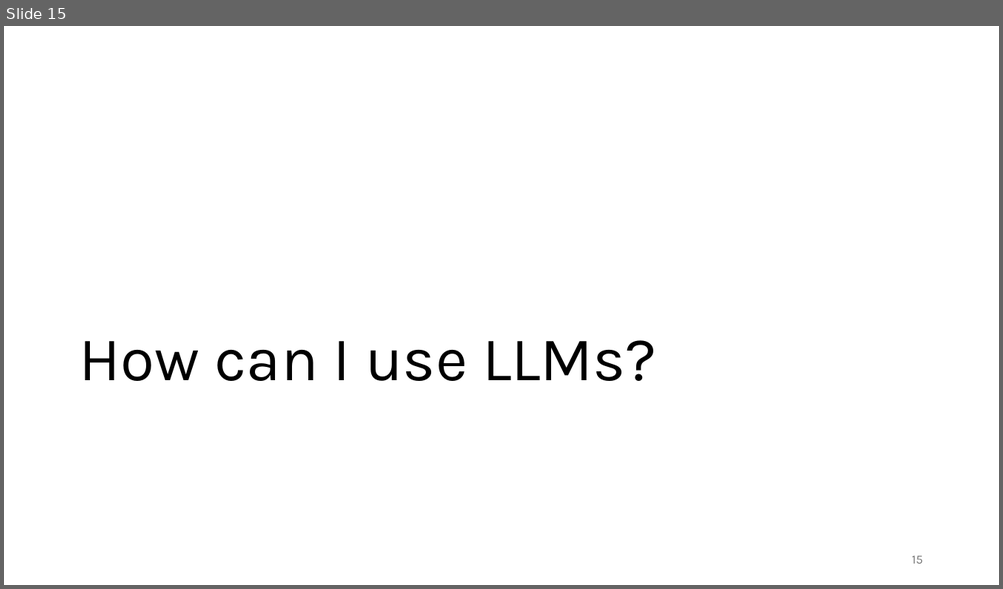
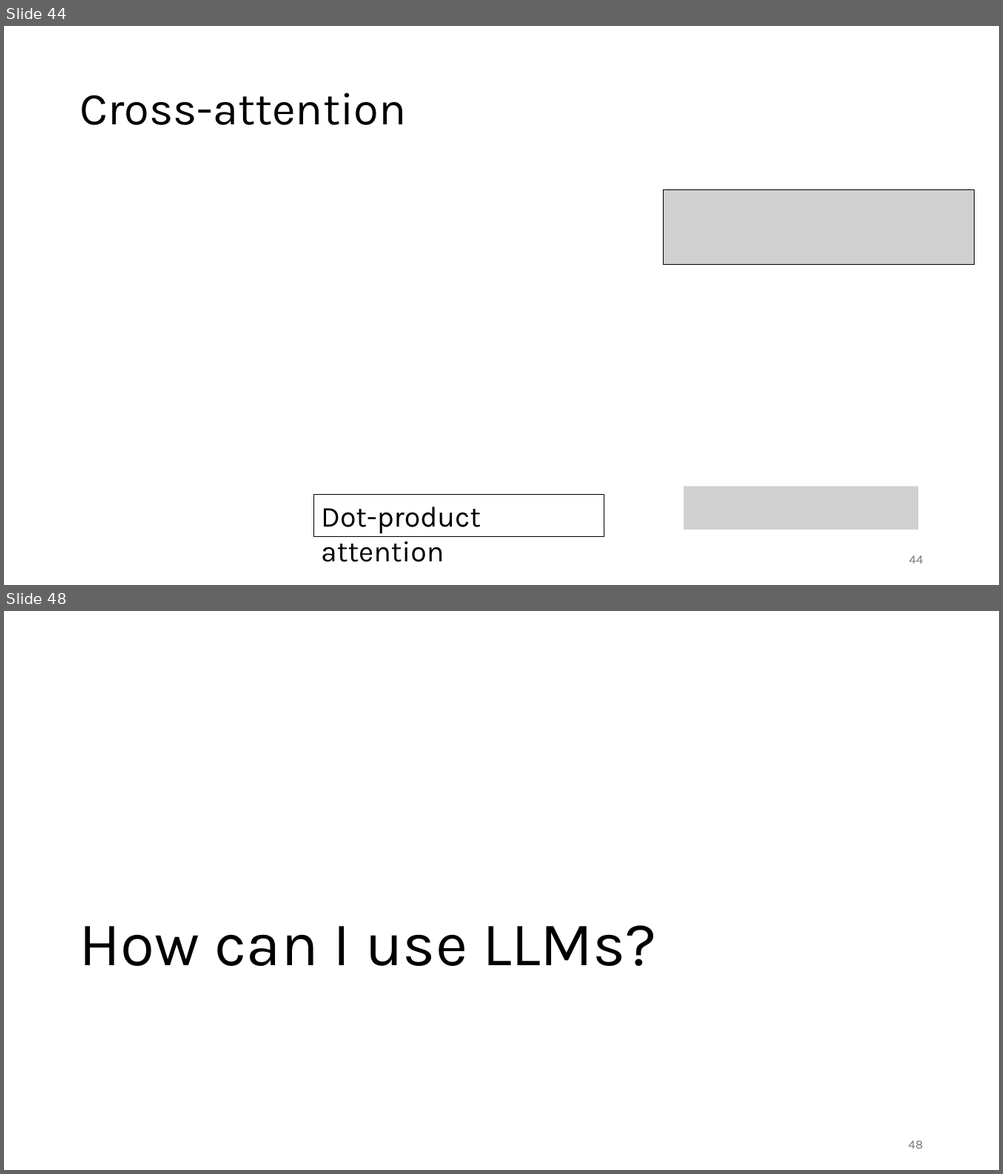
Before and after one commit to gjbex/Deploying-LLMs-locally, a slide deck: local_LLMs.pptx. Shown one above the other, each under a label of ours: slide 15 before the commit, slides 44 and 48 after it; the slides between them are not shown. The pictures are 1003x589 and 1003x1174 pixels, drawn with LibreOffice and Linux fonts; fonts in the diff are those of the drawing; grey boxes stand for pictures. Boxes give left, top, right and bottom in pixels: in the first picture for what was removed or moved away, otherwise in the second. Text is boxed around its words. In the diff, an @@ line names an element or a change of style, - is before the commit and + after.

```diff
--- a/local_LLMs.pptx
+++ b/local_LLMs.pptx
@@ slide 44 added at <box>4,26,999,585</box>, background #FFFFFF @@
@@ title added at <box>79,93,406,125</box>, 44 pt, text #000000 @@
+Cross-attention
@@ picture added at <box>663,190,974,264</box> @@
@@ picture added at <box>684,486,918,530</box> @@
@@ rectangle added at <box>313,494,604,537</box>, outline #000000 0.75 pt, 28 pt, text #000000 @@
+Dot-product attention
@@ page number added at <box>909,556,923,564</box>, 12 pt, text #797979 @@
+44
@@ what was slide 15 is now slide 48 @@
@@ page number at <box>908,1141,923,1149</box>: text changed @@
-15
+48
```
Also in this commit, not shown: 4 slides changed, 33 other slides added, 1 slide removed.
